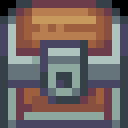
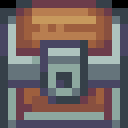
Comparing the layer stacks of the two 128 x 128 images. Changes:
painted on "Background" over <box>0,8,128,16</box>
